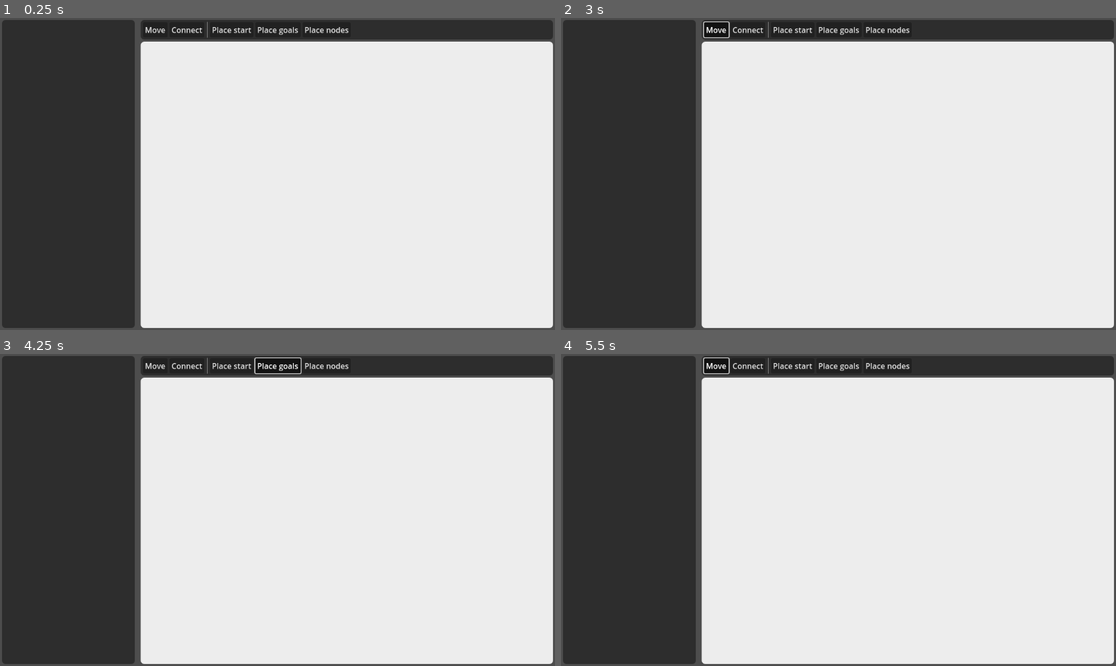
Above: before the commit, frames 1-4 (two rows, left to right).
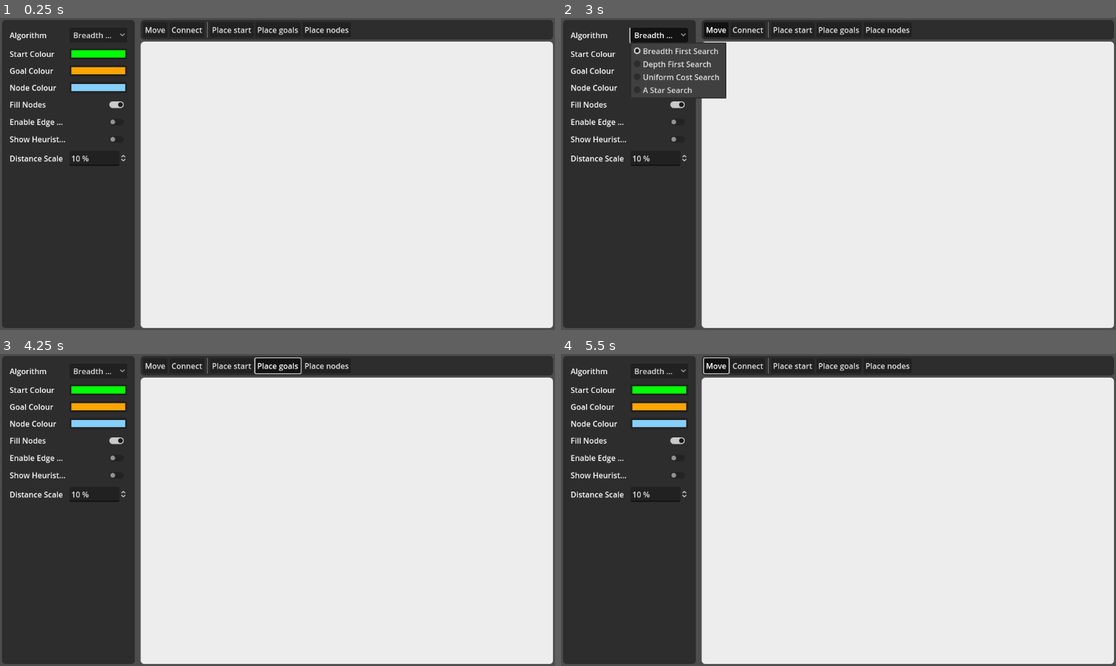
Above: after the commit, the same moments.

Repository: MattBann/Search-Tree-Traversal
Game: Godot game, scene res://scenes/main.tscn
Same seed, same stepped clock (60 frames per second), same inputs: the game is played once before the commit and once after it.
Inputs (mouse positions are in pixels of both pictures, inside the frame that each line leads up to):
- Up to frame 1 (0.25 s): no input
- Up to frame 2 (3 s): click "Place start" at 0.5 s; click "Place start" at 1.25 s; click "Move" at 2 s; click (660, 33) at 2.75 s, where only the run after the commit has a clickable "Breadth First Search"
- Up to frame 3 (4.25 s): click "Place goals" at 3.5 s
- Up to frame 4 (5.5 s): click "Place nodes" at 4.25 s; click "Move" at 5 s

The runs differ from the first frame. In frame 1, 1.6% of the frame differs, in the area x 1-23%, y 4-48%; in frame 2, 2.7%, in the area x 1-31%, y 1-48%; in frame 3, 1.6%; in frame 4, 1.6%.
Error before the commit: Invalid type in function 'add_option' in base 'VBoxContainer (SetupManager.gd)'. Cannot convert argument 1 from String to Dictionary. (res://scripts/views/Setu…

Commit message:
Reflect changes to data structure

Diff:
--- a/scripts/views/SetupManager.gd
+++ b/scripts/views/SetupManager.gd
@@ -19,5 +19,5 @@
 	for child in get_children():
 		child.queue_free()
 
-	for op in Controller.get_current_config().data:
+	for op in Controller.get_current_config().data.get("options", []):
 		add_option(op)
